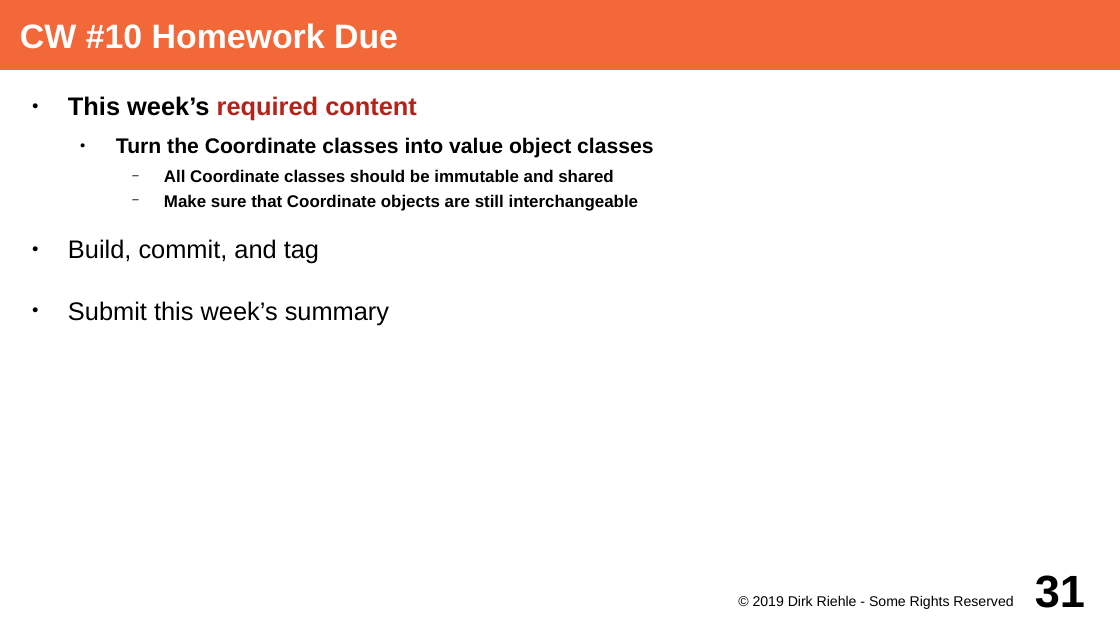
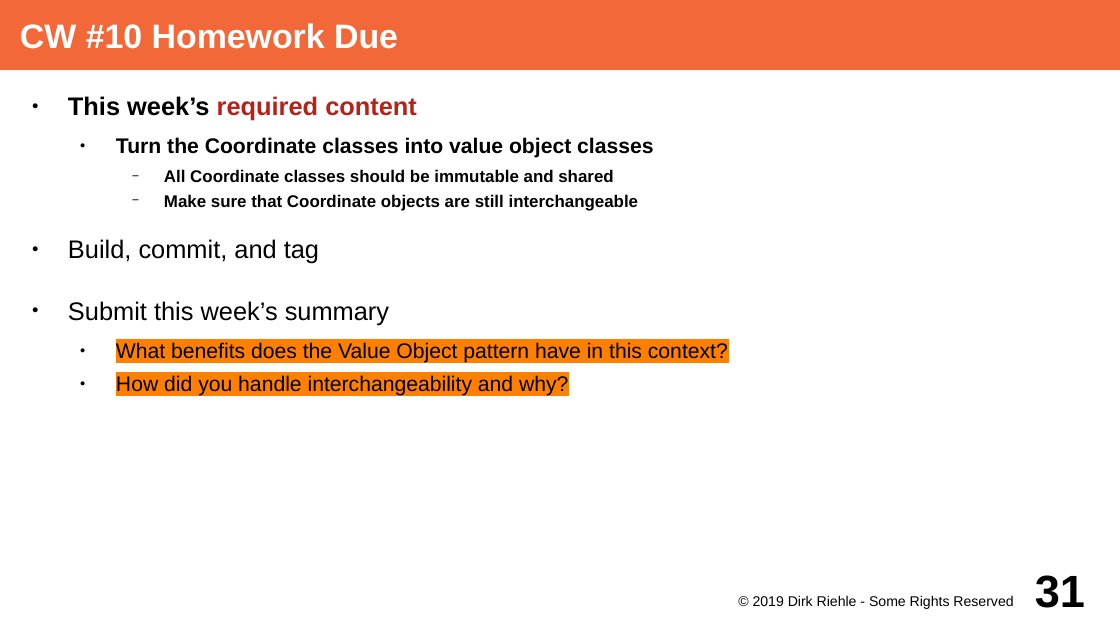
Before and after one commit to dirkriehle/adap-course, a slide deck: slide 31 of Lecture Slides/ADAP A02 - Course Schedule.odp. Drawn at 1120x630 pixels with LibreOffice and Linux fonts; fonts in the diff are those of the drawing. Boxes give left, top, right and bottom in pixels: in the first picture for what was removed or moved away, otherwise in the second. Text is boxed around its words. In the diff, an @@ line names an element or a change of style, - is before the commit and + after.

```diff
--- a/Lecture Slides/ADAP A02 - Course Schedule.odp
+++ b/Lecture Slides/ADAP A02 - Course Schedule.odp
@@ text at bbox=[116, 342, 728, 397]: paragraphs added @@
+  ● What benefits does the Value Object pattern have in this context?
+  ● How did you handle interchangeability and why?
```
Also in this commit, not shown: 8 other slides changed.
